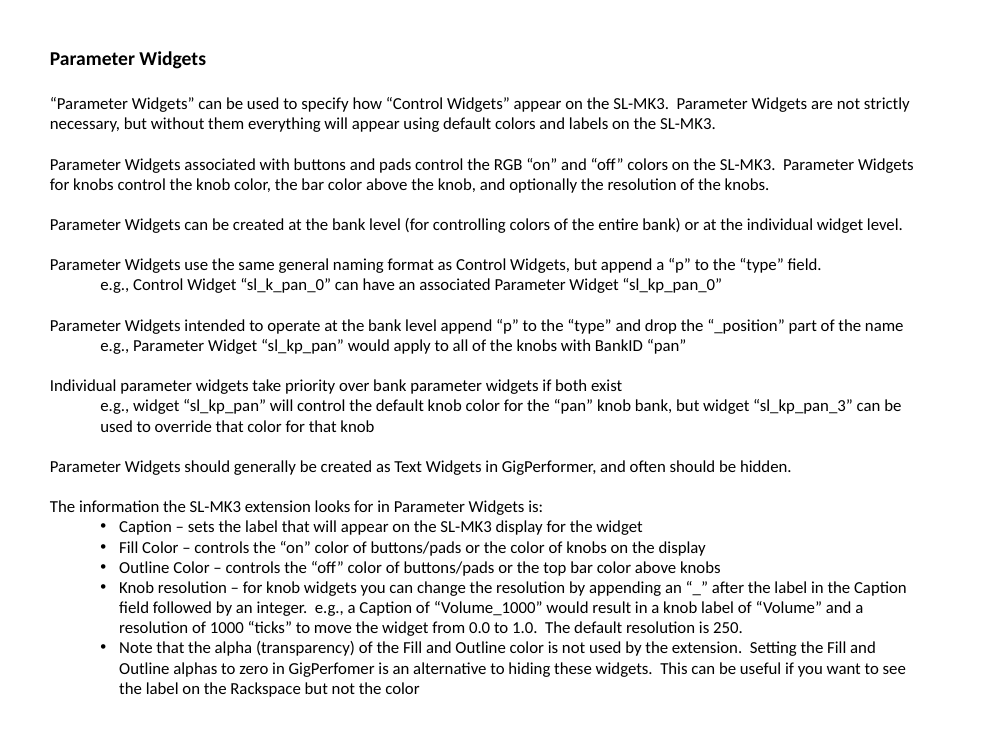
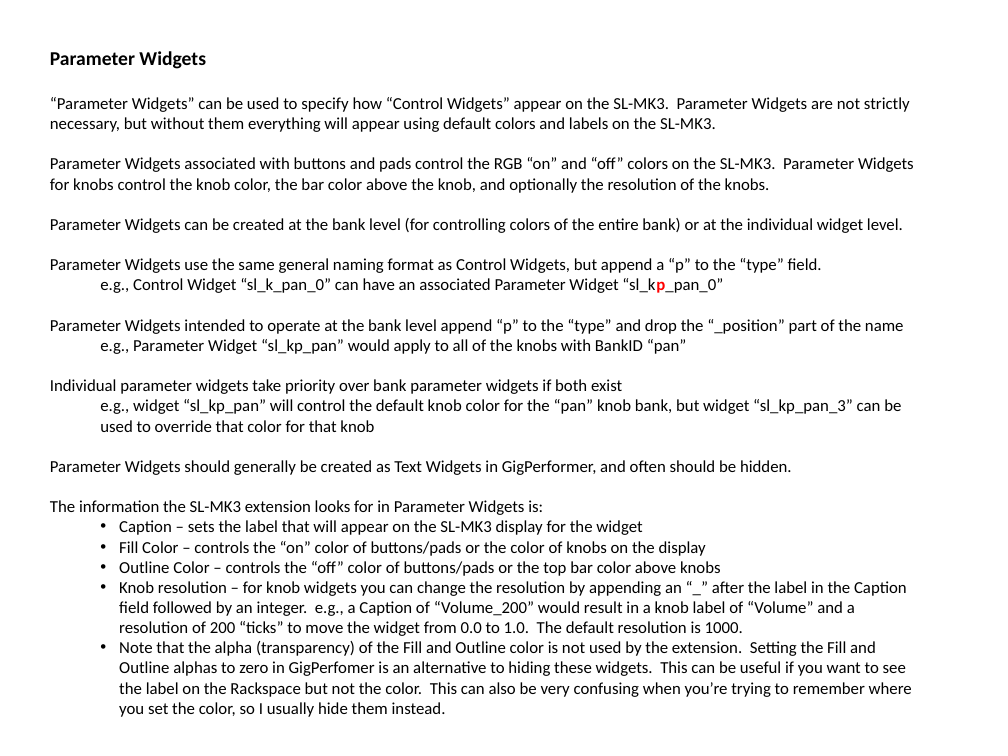
Before and after one commit to WidnerM/GP-SL-MK3, a slide deck: slide 4 of SL-MK3 Extension.pptx (slide 3 before the commit). Drawn at 1008x756 pixels with LibreOffice and Linux fonts; fonts in the diff are those of the drawing. Boxes give left, top, right and bottom in pixels: in the first picture for what was removed or moved away, otherwise in the second. Text is boxed around its words. In the diff, an @@ line names an element or a change of style, - is before the commit and + after.

```diff
--- a/SL-MK3 Extension.pptx
+++ b/SL-MK3 Extension.pptx
@@ text at bbox=[100, 278, 723, 293]: text colour #000000 to #FF0000, bold on in "“sl_kp_pan_0”" @@
@@ text at bbox=[119, 581, 912, 717]: text changed @@
-  • Knob resolution – for knob widgets you can change the resolution by appending an “_” after the label in the Caption field followed by an integer. e.g., a Caption of “Volume_1000” would result in a knob label of “Volume” and a resolution of 1000 “ticks” to move the widget from 0.0 to 1.0. The default resolution is 250.
-  • Note that the alpha (transparency) of the Fill and Outline color is not used by the extension. Setting the Fill and Outline alphas to zero in GigPerfomer is an alternative to hiding these widgets. This can be useful if you want to see the label on the Rackspace but not the color
+  • Knob resolution – for knob widgets you can change the resolution by appending an “_” after the label in the Caption field followed by an integer. e.g., a Caption of “Volume_200” would result in a knob label of “Volume” and a resolution of 200 “ticks” to move the widget from 0.0 to 1.0. The default resolution is 1000.
+  • Note that the alpha (transparency) of the Fill and Outline color is not used by the extension. Setting the Fill and Outline alphas to zero in GigPerfomer is an alternative to hiding these widgets. This can be useful if you want to see the label on the Rackspace but not the color. This can also be very confusing when you’re trying to remember where you set the color, so I usually hide them instead.
```
Also in this commit, not shown: 4 other slides changed, 2 slides added, 4 other files.
